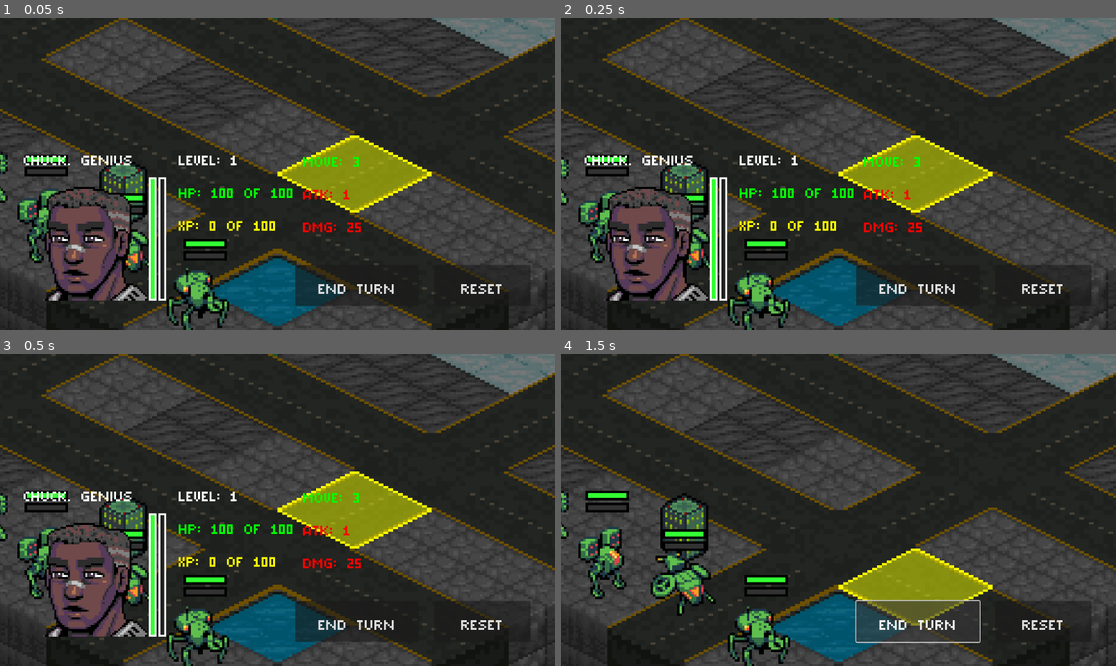
Above: before the commit, frames 1-4 (two rows, left to right).
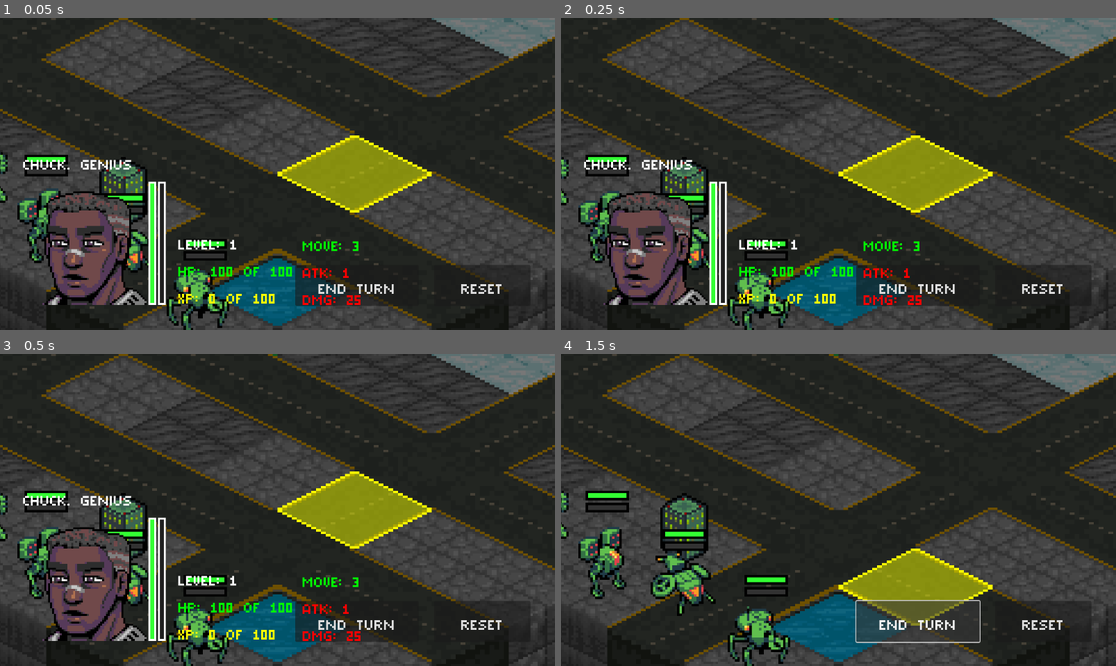
Above: after the commit, the same moments.

Repository: Tekknobot/Terrain
Game: Godot game, scene res://Scenes/Main.tscn
Same seed, same stepped clock (60 frames per second), same inputs: the game is played once before the commit and once after it.
Inputs:
- Up to frame 1 (0.05 s): no input
- Up to frame 2 (0.25 s): no input
- Up to frame 3 (0.5 s): no input
- Up to frame 4 (1.5 s): click "END TURN" at 0.5 s; click "END TURN" at 1.25 s

The runs differ from the first frame. In frame 1, 6.3% of the frame differs, in the area x 4-66%, y 44-92%; in frame 2, 6.3%; in frame 3, 6.3%; in frame 4, nothing differs.

Commit message:
Good state.

Diff:
--- a/Scenes/Main.tscn
+++ b/Scenes/Main.tscn
@@ -310,8 +310,10 @@
 
 [node name="VBoxContainer3" type="VBoxContainer" parent="HUDLayer/Control"]
 layout_mode = 0
-offset_right = 1024.0
-offset_bottom = 456.0
+offset_left = -1.0
+offset_top = 9.0
+offset_right = 1023.0
+offset_bottom = 439.0
 
 [node name="Quote" type="RichTextLabel" parent="HUDLayer/Control/VBoxContainer3"]
 custom_minimum_size = Vector2(1024, 64)
@@ -324,7 +326,7 @@
 layout_mode = 2
 
 [node name="Name" type="RichTextLabel" parent="HUDLayer/Control/VBoxContainer3/HBoxContainer2"]
-custom_minimum_size = Vector2(256, 64)
+custom_minimum_size = Vector2(512, 64)
 layout_mode = 2
 theme_override_fonts/normal_font = ExtResource("39_jffjd")
 theme_override_font_sizes/normal_font_size = 64
@@ -360,13 +362,13 @@
 
 [node name="VBoxContainer" type="VBoxContainer" parent="HUDLayer/Control"]
 layout_mode = 0
-offset_left = 322.0
-offset_top = 68.0
-offset_right = 654.0
-offset_bottom = 268.0
+offset_left = 321.0
+offset_top = 243.0
+offset_right = 653.0
+offset_bottom = 443.0
 
 [node name="Level" type="RichTextLabel" parent="HUDLayer/Control/VBoxContainer"]
-custom_minimum_size = Vector2(332, 64)
+custom_minimum_size = Vector2(332, 52)
 layout_mode = 2
 theme_override_fonts/normal_font = ExtResource("39_jffjd")
 theme_override_font_sizes/normal_font_size = 64
@@ -375,7 +377,7 @@
 
 [node name="HP" type="RichTextLabel" parent="HUDLayer/Control/VBoxContainer"]
 modulate = Color(0, 1, 0, 1)
-custom_minimum_size = Vector2(332, 64)
+custom_minimum_size = Vector2(332, 52)
 layout_mode = 2
 theme_override_fonts/normal_font = ExtResource("39_jffjd")
 theme_override_font_sizes/normal_font_size = 64
@@ -384,7 +386,7 @@
 
 [node name="XP" type="RichTextLabel" parent="HUDLayer/Control/VBoxContainer"]
 modulate = Color(1, 1, 0, 1)
-custom_minimum_size = Vector2(332, 64)
+custom_minimum_size = Vector2(332, 52)
 layout_mode = 2
 theme_override_fonts/normal_font = ExtResource("39_jffjd")
 theme_override_font_sizes/normal_font_size = 64
@@ -393,14 +395,14 @@
 
 [node name="VBoxContainer2" type="VBoxContainer" parent="HUDLayer/Control"]
 layout_mode = 0
-offset_left = 580.0
-offset_top = 71.0
-offset_right = 776.0
-offset_bottom = 271.0
+offset_left = 579.0
+offset_top = 246.0
+offset_right = 775.0
+offset_bottom = 446.0
 
 [node name="MovementRange" type="RichTextLabel" parent="HUDLayer/Control/VBoxContainer2"]
 modulate = Color(0, 1, 0, 1)
-custom_minimum_size = Vector2(196, 64)
+custom_minimum_size = Vector2(196, 52)
 layout_mode = 2
 theme_override_fonts/normal_font = ExtResource("39_jffjd")
 theme_override_font_sizes/normal_font_size = 64
@@ -409,7 +411,7 @@
 
 [node name="AttackRange" type="RichTextLabel" parent="HUDLayer/Control/VBoxContainer2"]
 modulate = Color(1, 0, 0, 1)
-custom_minimum_size = Vector2(196, 64)
+custom_minimum_size = Vector2(196, 52)
 layout_mode = 2
 theme_override_fonts/normal_font = ExtResource("39_jffjd")
 theme_override_font_sizes/normal_font_size = 64
@@ -418,7 +420,7 @@
 
 [node name="Damage" type="RichTextLabel" parent="HUDLayer/Control/VBoxContainer2"]
 modulate = Color(1, 0, 0, 1)
-custom_minimum_size = Vector2(196, 64)
+custom_minimum_size = Vector2(196, 52)
 layout_mode = 2
 theme_override_fonts/normal_font = ExtResource("39_jffjd")
 theme_override_font_sizes/normal_font_size = 64
--- a/Scripts/HUD_Panel.gd
+++ b/Scripts/HUD_Panel.gd
@@ -82,6 +82,9 @@
 	"damage": 5
 }
 
+# Global ID to control the typewriter effect
+var _current_typing_id = 0
+
 func _ready():
 	randomize()
 	print("name_label:", name_label)
@@ -131,15 +134,18 @@
 	attack_label.text = "ATK: %d" % player.attack_range
 	damage_label.text = "DMG: %d" % player.damage
 
-	# Update Quote: choose one randomly, double it, then type it out like a typewriter.
+	# Start a new typewriter effect:
+	_current_typing_id += 1
+	var current_id = _current_typing_id
 	var selected_quote = quotes[randi() % quotes.size()]
-	# Use await to run the typewriter effect (ensure update_hud is called in an async context)
-	await type_quote(selected_quote)
+	await type_quote(selected_quote, current_id)
 
 # Typewriter effect: gradually display the quote letter-by-letter.
-func type_quote(quote: String) -> void:
+func type_quote(quote: String, id: int) -> void:
 	quote_label.text = ""
-	# Loop over each character and append it with a delay.
 	for i in range(quote.length()):
+		# If a new typewriter effect has started, break out.
+		if _current_typing_id != id:
+			return
 		quote_label.text += quote[i]
 		await get_tree().create_timer(0.05).timeout
